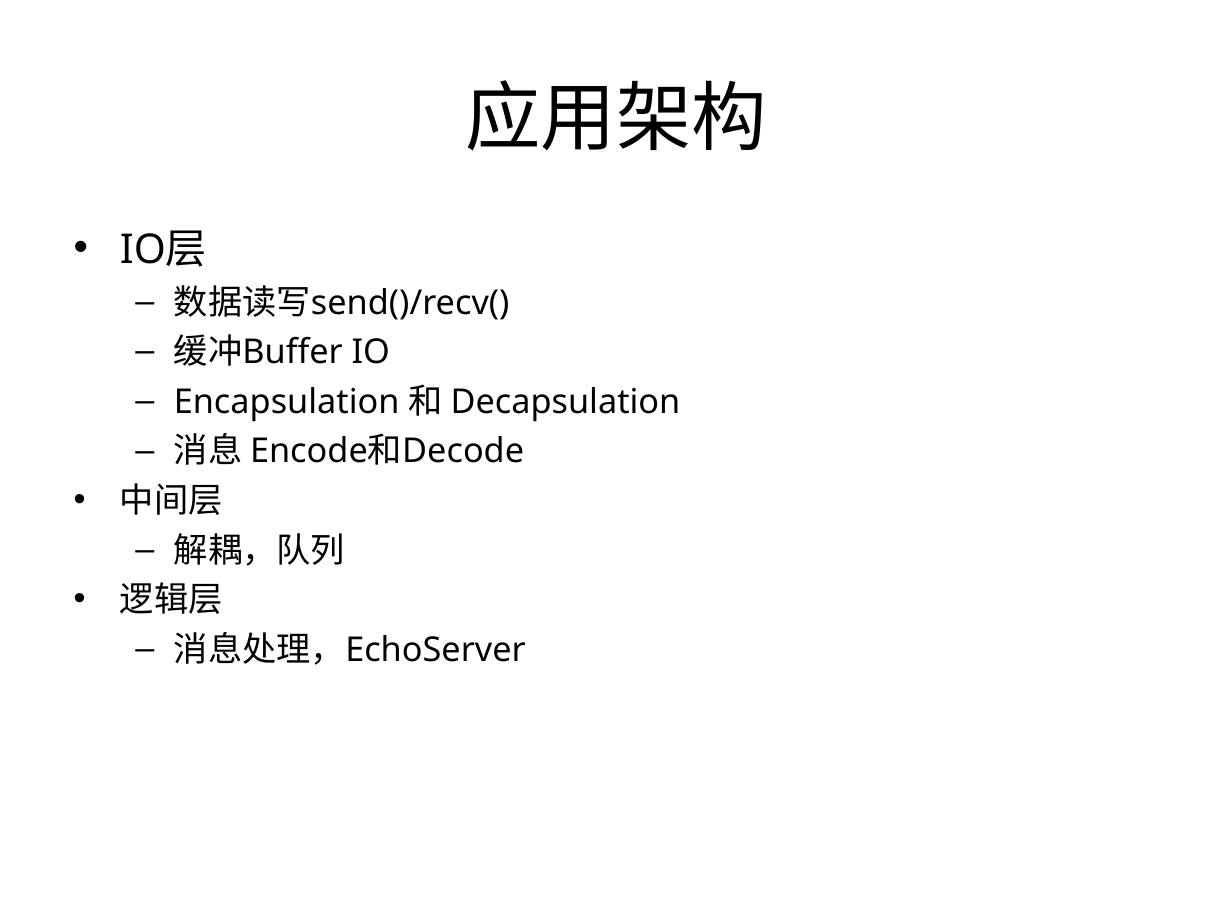
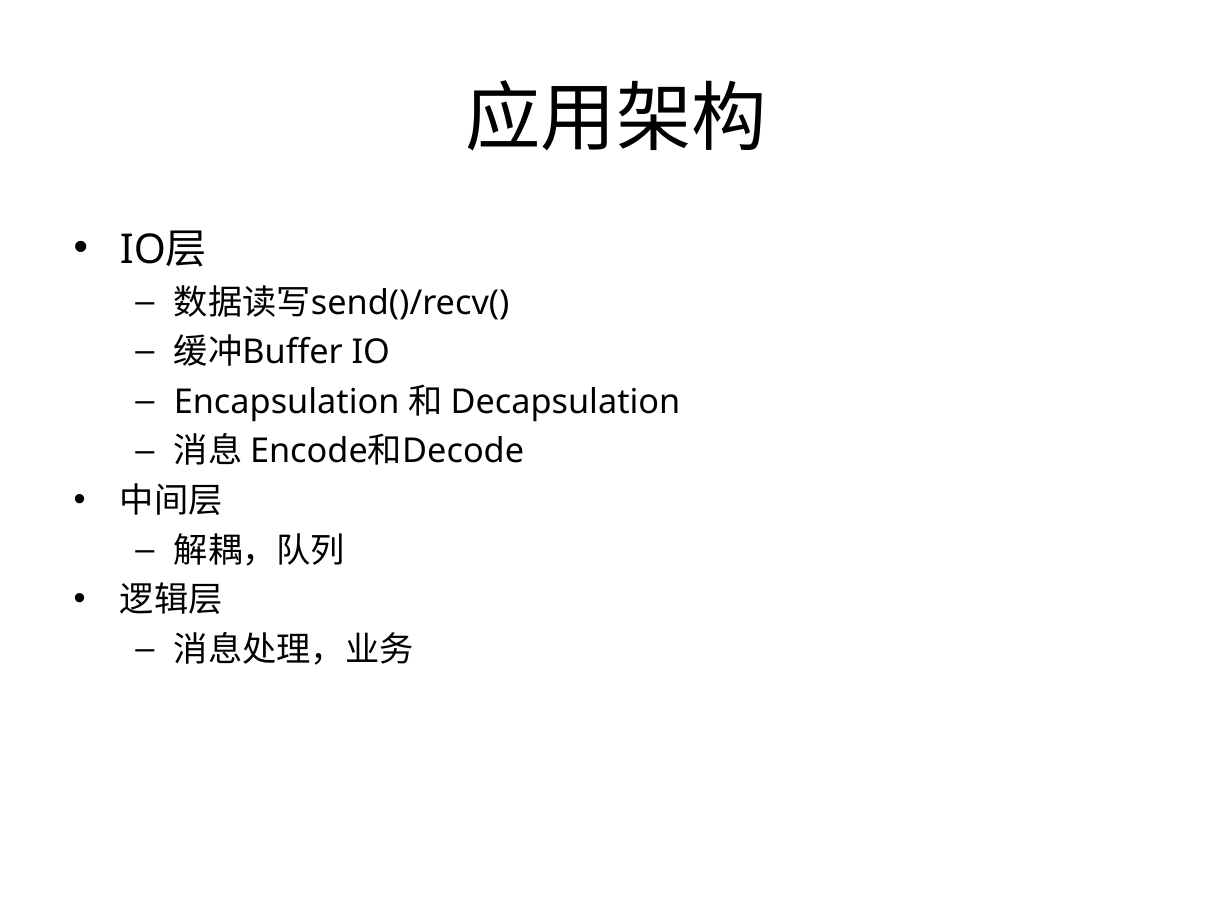
Before and after one commit to proxyio/xio, a slide deck: slide 4 of docs/PROXYIO.ppt. Drawn at 1232x924 pixels with LibreOffice and Linux fonts; fonts in the diff are those of the drawing. Boxes give left, top, right and bottom in pixels: in the first picture for what was removed or moved away, otherwise in the second. Text is boxed around its words. In the diff, an @@ line names an element or a change of style, - is before the commit and + after.

```diff
--- a/docs/PROXYIO.ppt
+++ b/docs/PROXYIO.ppt
@@ text at (174,632,414,665): text changed @@
-  – 消息处理，EchoServer
+  – 消息处理，业务
```
Also in this commit, not shown: 11 other slides changed, 12 slides added.
